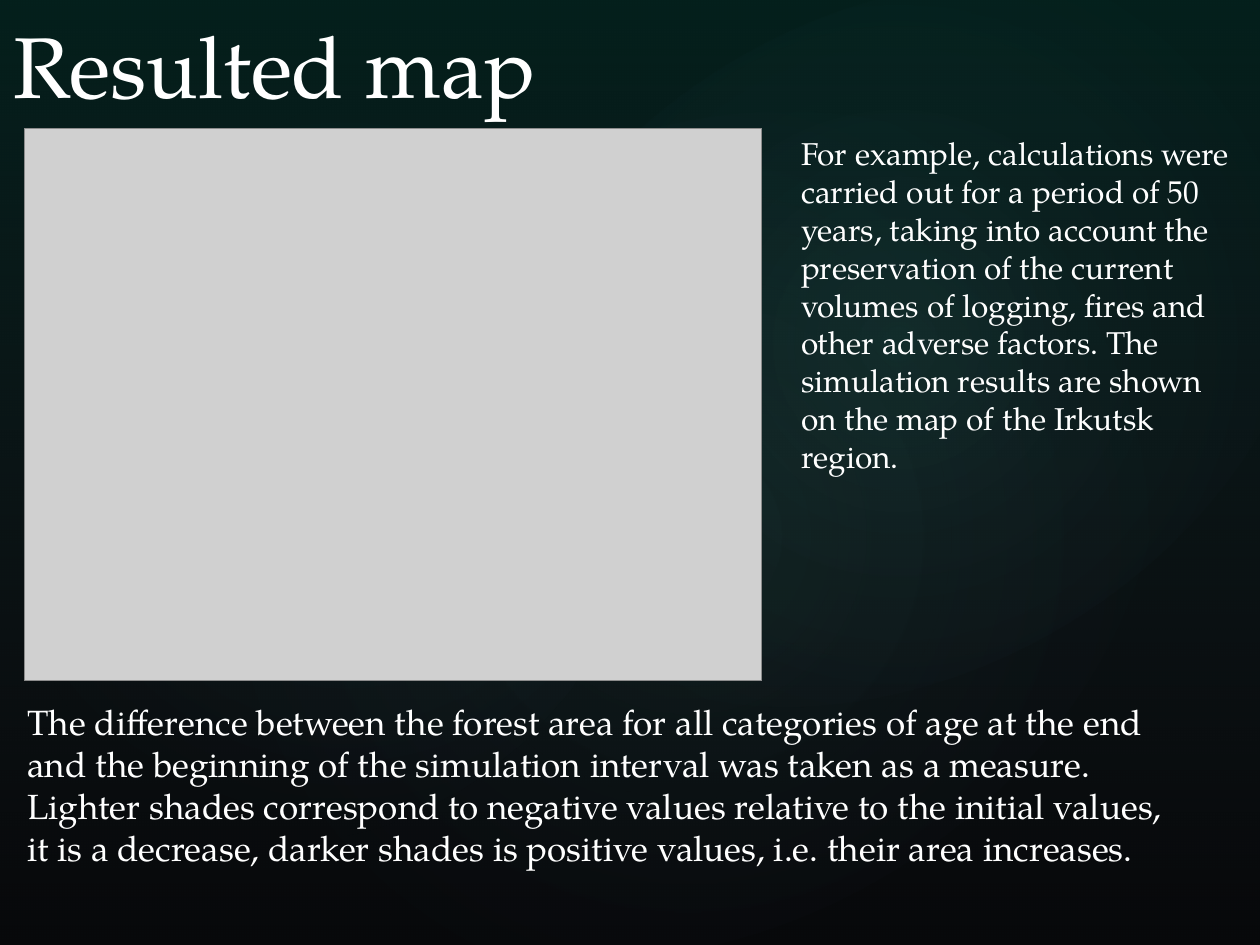
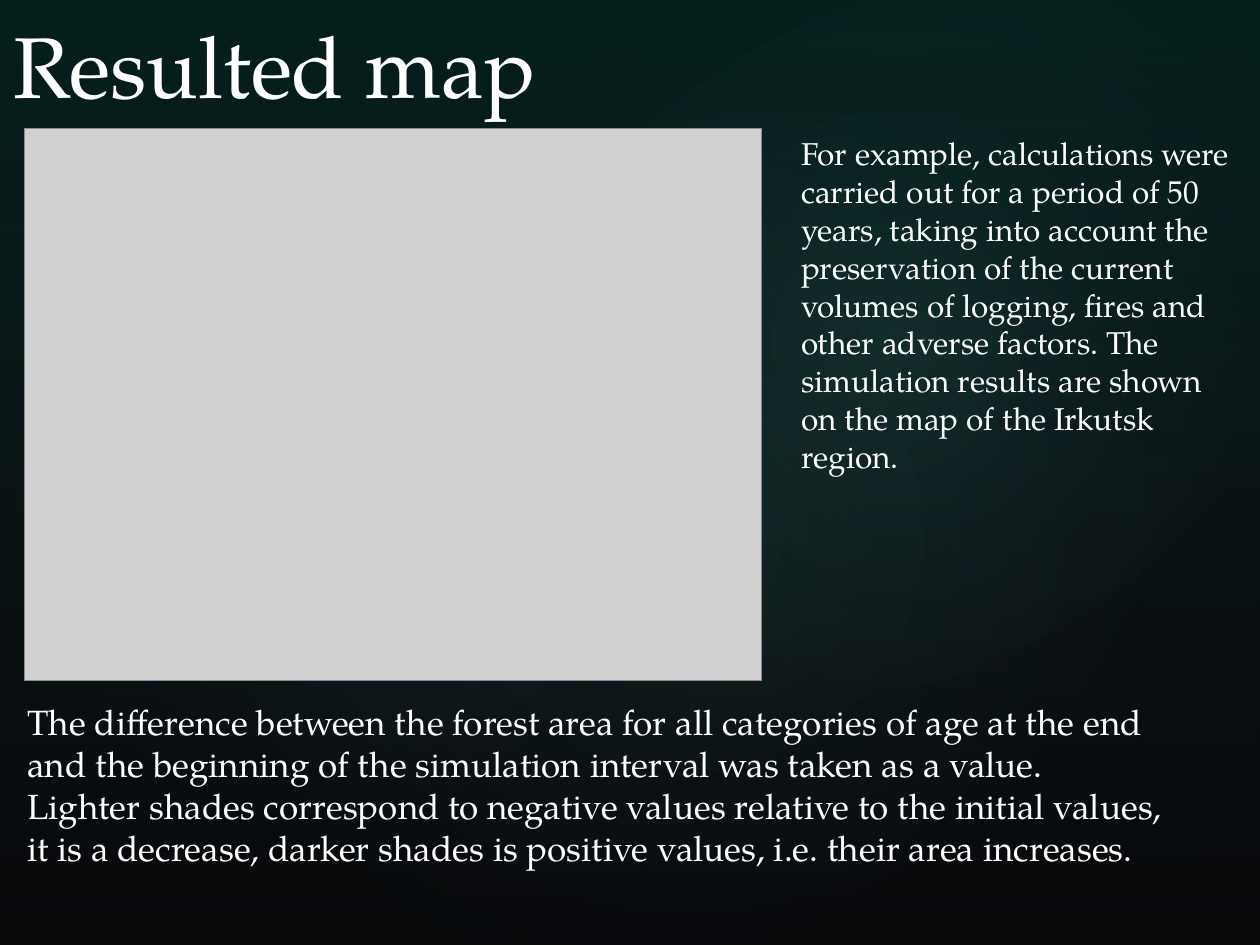
Before and after one commit to eugeneai/pres, a slide deck: slide 19 of china-travel/ready/popova_aiit19.pptx (slide 7 before the commit). Drawn at 1260x945 pixels with LibreOffice and Linux fonts; fonts in the diff are those of the drawing; grey boxes stand for pictures; background and template pictures are left out. Boxes give left, top, right and bottom in pixels: in the first picture for what was removed or moved away, otherwise in the second. Text is boxed around its words. In the diff, an @@ line names an element or a change of style, - is before the commit and + after.

```diff
--- a/china-travel/ready/popova_aiit19.pptx
+++ b/china-travel/ready/popova_aiit19.pptx
@@ text at box(27, 709, 1162, 871): text changed @@
-The difference between the forest area for all categories of age at the end and the beginning of the simulation interval was taken as a measure. Lighter shades correspond to negative values relative to the initial values, it is a decrease, darker shades is positive values, i.e. their area increases.
+The difference between the forest area for all categories of age at the end and the beginning of the simulation interval was taken as a value. Lighter shades correspond to negative values relative to the initial values, it is a decrease, darker shades is positive values, i.e. their area increases.
```
Also in this commit, not shown: 4 other slides changed, 14 slides added, 1 slide removed, 8 other files.
